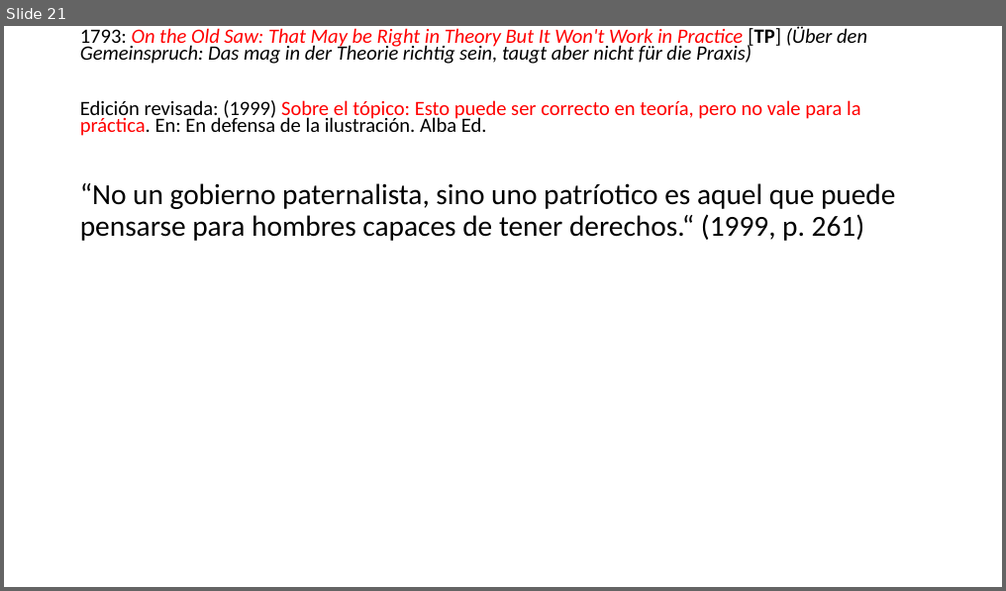
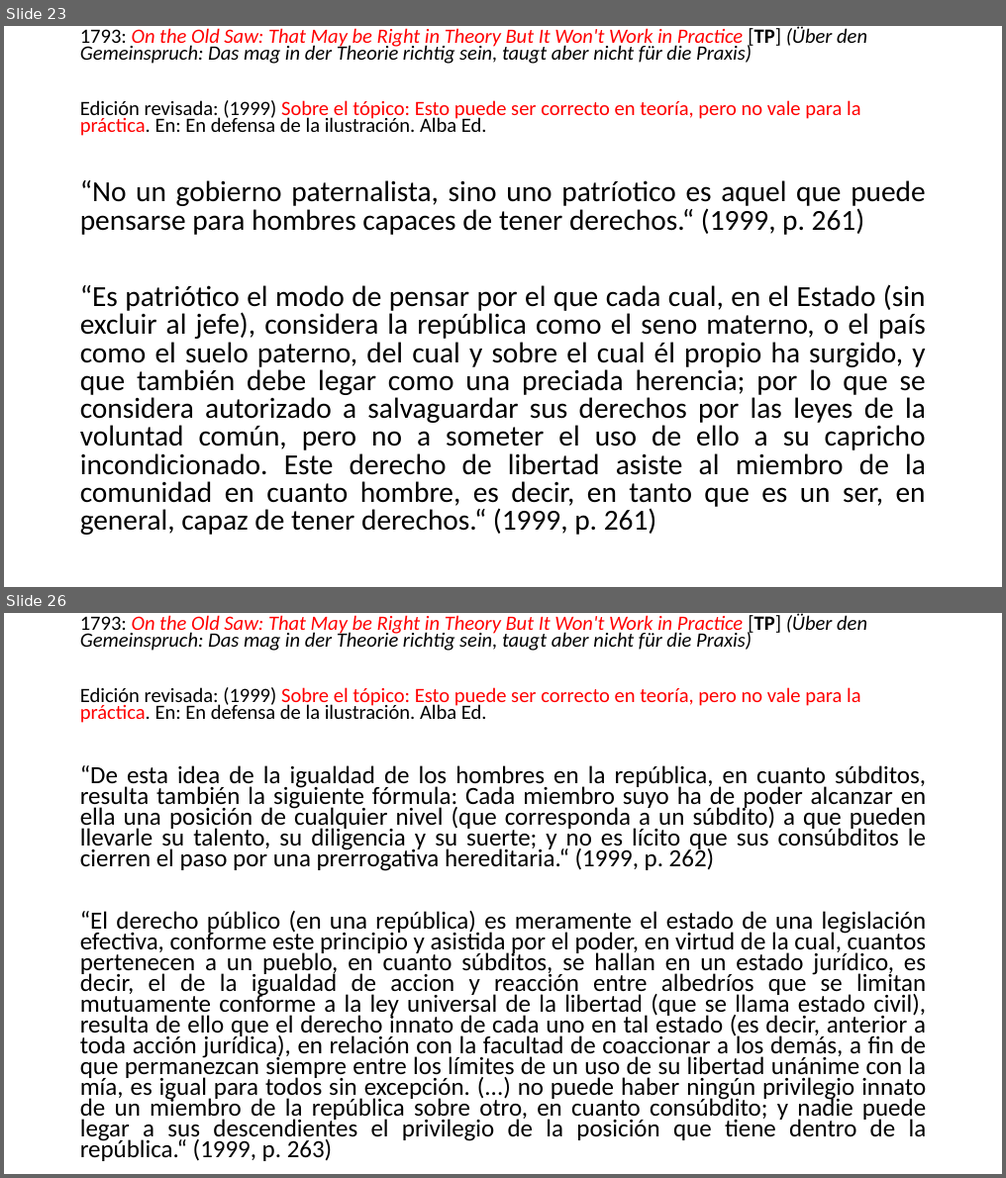
Before and after one commit to zaboltar/ArchaeologyJourney, a slide deck: DigSite/New Arcaism/uarm 2025 2/kant republica ciudadanía.pptx. Shown one above the other, each under a label of ours: slide 21 before the commit, slides 23 and 26 after it; the slides between them are not shown. The pictures are 1006x591 and 1006x1178 pixels, drawn with LibreOffice and Linux fonts; fonts in the diff are those of the drawing. Boxes give left, top, right and bottom in pixels: in the first picture for what was removed or moved away, otherwise in the second. Text is boxed around its words. In the diff, an @@ line names an element or a change of style, - is before the commit and + after.

```diff
--- a/DigSite/New Arcaism/uarm 2025 2/kant republica ciudadanía.pptx
+++ b/DigSite/New Arcaism/uarm 2025 2/kant republica ciudadanía.pptx
@@ slide 26 added at box(4, 613, 1002, 1174), background #FFFFFF @@
@@ text added at box(80, 613, 867, 723), 19.6 pt, text #000000, italic @@
+1793: On the Old Saw: That May be Right in Theory But It Won't Work in Practice [TP] (Über den Gemeinspruch: Das mag in der Theorie richtig sein, taugt aber nicht für die Praxis)
+Edición revisada: (1999) Sobre el tópico: Esto puede ser correcto en teoría, pero no vale para la práctica. En: En defensa de la ilustración. Alba Ed.
@@ text added at box(80, 765, 927, 1161), 23.8 pt, text #000000 @@
+“De esta idea de la igualdad de los hombres en la república, en cuanto súbditos, resulta también la siguiente fórmula: Cada miembro suyo ha de poder alcanzar en ella una posición de cualquier nivel (que corresponda a un súbdito) a que pueden llevarle su talento, su diligencia y su suerte; y no es lícito que sus consúbditos le cierren el paso por una prerrogativa hereditaria.“ (1999, p. 262)
+“El derecho público (en una república) es meramente el estado de una legislación efectiva, conforme este principio y asistida por el poder, en virtud de la cual, cuantos pertenecen a un pueblo, en cuanto súbditos, se hallan en un estado jurídico, es decir, el de la igualdad de accion y reacción entre albedríos que se limitan mutuamente conforme a la ley universal de la libertad (que se llama estado civil), resulta de ello que el derecho innato de cada uno en tal estado (es decir, anterior a toda acción jurídica), en relación con la facultad de coaccionar a los demás, a fin de que permanezcan siempre entre los límites de un uso de su libertad unánime con la mía, es igual para todos sin excepción. (...) no puede haber ningún privilegio innato de un miembro de la república sobre otro, en cuanto consúbdito; y nadie puede legar a sus descendientes el privilegio de la posición que tiene dentro de la república.“ (1999, p. 263)
@@ what was slide 21 is now slide 23 @@
@@ slide 23 changed as well @@
@@ text at box(80, 180, 925, 235): alignment left to justified; line spacing 0.9 to 0.8 @@
@@ text at box(80, 284, 926, 535): paragraph added @@
+“Es patriótico el modo de pensar por el que cada cual, en el Estado (sin excluir al jefe), considera la república como el seno materno, o el país como el suelo paterno, del cual y sobre el cual él propio ha surgido, y que también debe legar como una preciada herencia; por lo que se considera autorizado a salvaguardar sus derechos por las leyes de la voluntad común, pero no a someter el uso de ello a su capricho incondicionado. Este derecho de libertad asiste al miembro de la comunidad en cuanto hombre, es decir, en tanto que es un ser, en general, capaz de tener derechos.“ (1999, p. 261)
```
Also in this commit, not shown: 21 other slides changed, 14 other slides added, 28 other files.
